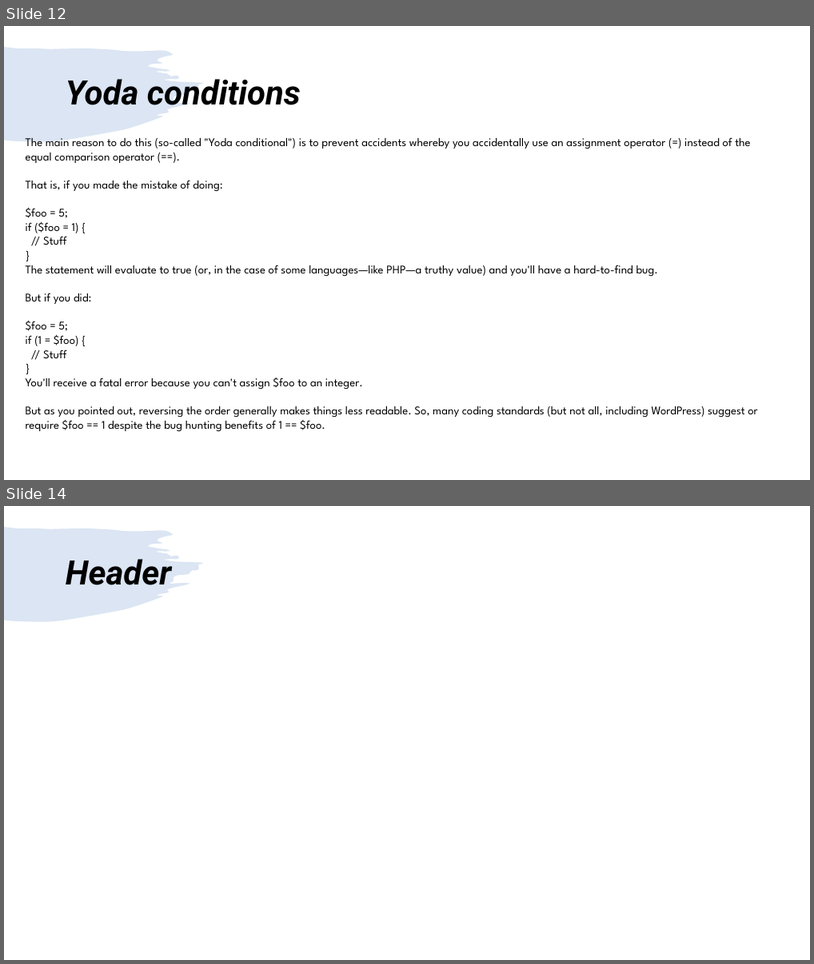
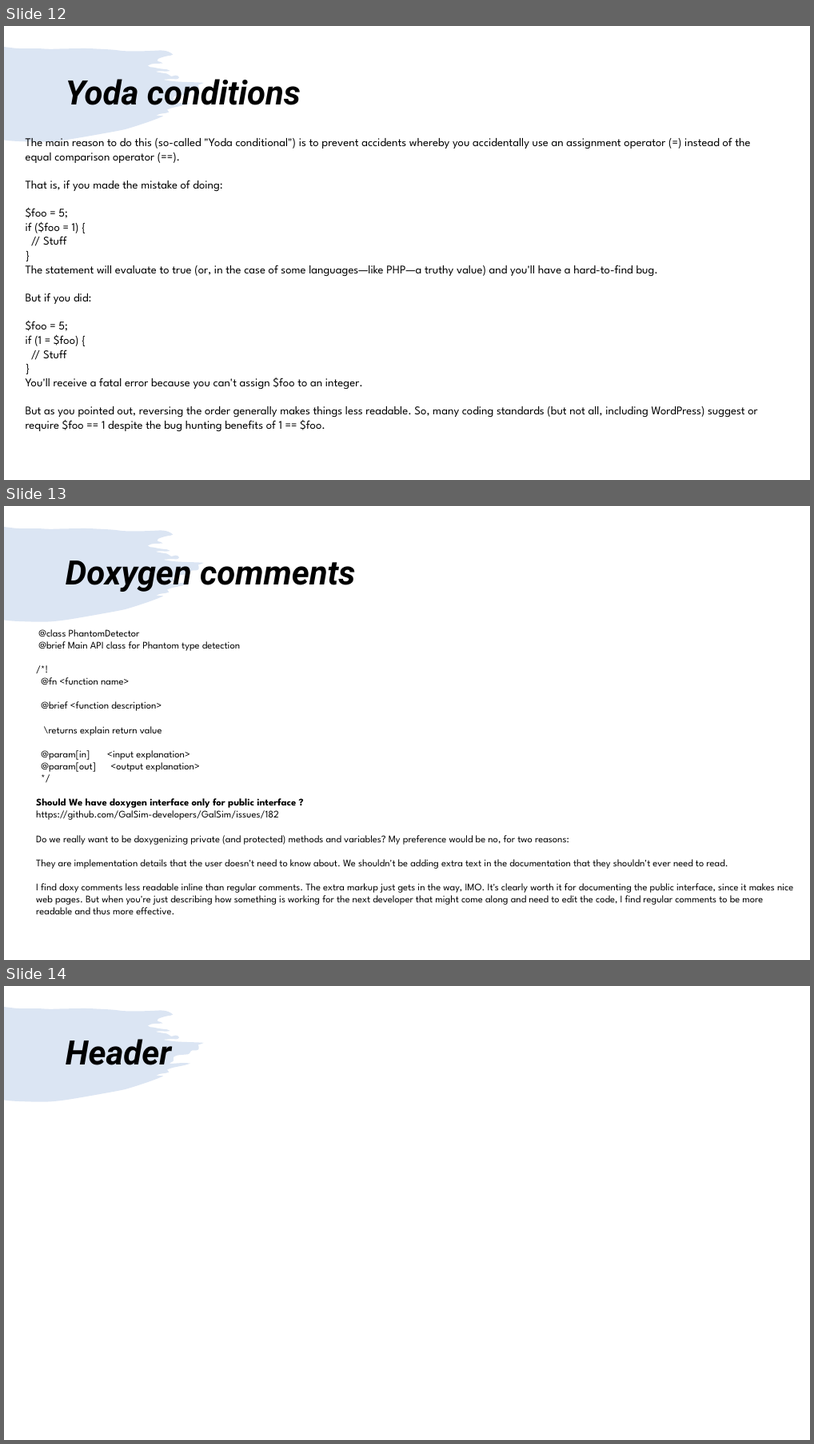
Before and after one commit to girishlande/CPlusPlus, a slide deck: learnings.pptx. Shown one above the other, each under a label of ours: slides 12 and 14 before the commit, slides 12, 13 and 14 after it; the slides between them are not shown. The pictures are 814x964 and 814x1444 pixels, drawn with LibreOffice and Linux fonts; fonts in the diff are those of the drawing. Boxes give left, top, right and bottom in pixels: in the first picture for what was removed or moved away, otherwise in the second. Text is boxed around its words. In the diff, an @@ line names an element or a change of style, - is before the commit and + after.

```diff
--- a/learnings.pptx
+++ b/learnings.pptx
@@ slide 13 added at [4,506,810,960], background #FFFFFF; not listed: 1 template element that a slide beside it also shows @@
@@ title added at [66,560,355,592], 40 pt, text #000000, bold, italic @@
+Doxygen comments
@@ text added at [36,629,794,914], 12 pt, text #000000 @@
+@class PhantomDetector
+@brief Main API class for Phantom type detection
+/*!
+@fn <function name>
+@brief <function description>
+\returns explain return value
+@param[in] <input explanation>
+@param[out] <output explanation>
+*/
+Should We have doxygen interface only for public interface ?
+https://github.com/GalSim-developers/GalSim/issues/182
+Do we really want to be doxygenizing private (and protected) methods and variables? My preference would be no, for two reasons:
+They are implementation details that the user doesn't need to know about. We shouldn't be adding extra text in the documentation that they shouldn't ever need to read.
+I find doxy comments less readable inline than regular comments. The extra markup just gets in the way, IMO. It's clearly worth it for documenting the public interface, since it makes nice web pages. But when you're just describing how something is working for the next developer that might come along and need to edit the code, I find regular comments to be more readable and thus more effective.
```
Also in this commit, not shown: 1 slide removed, 1 other file.
